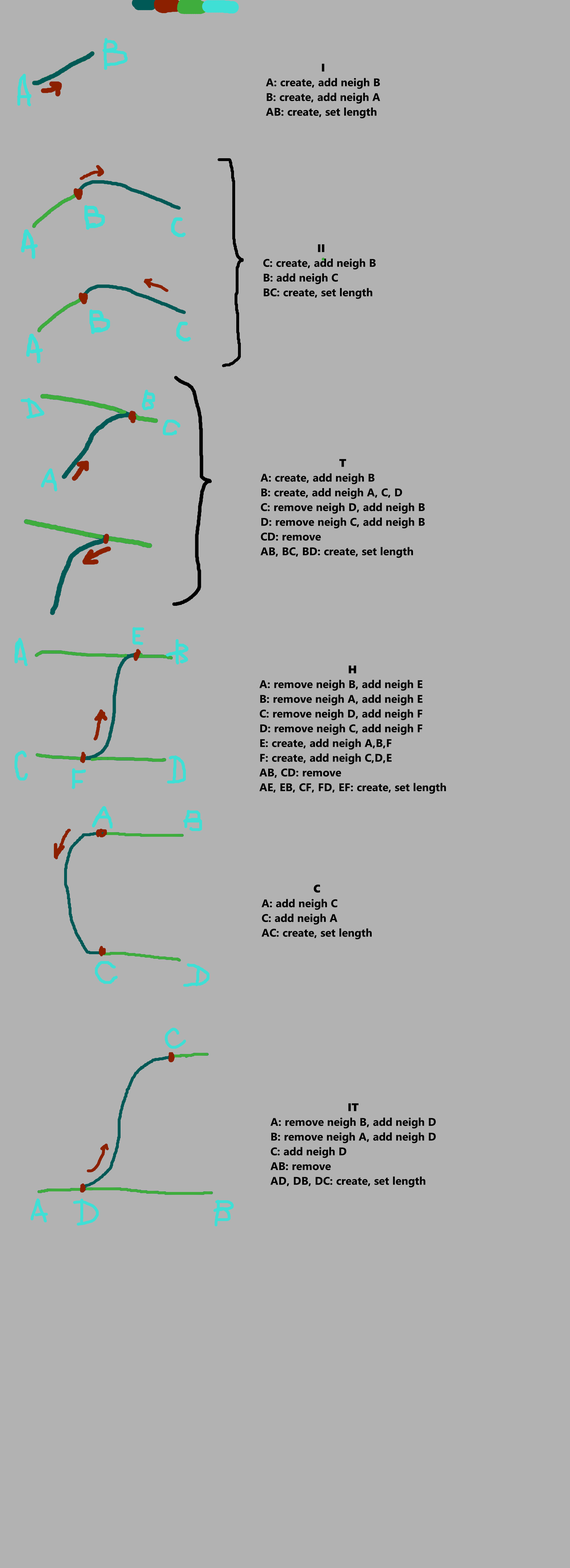
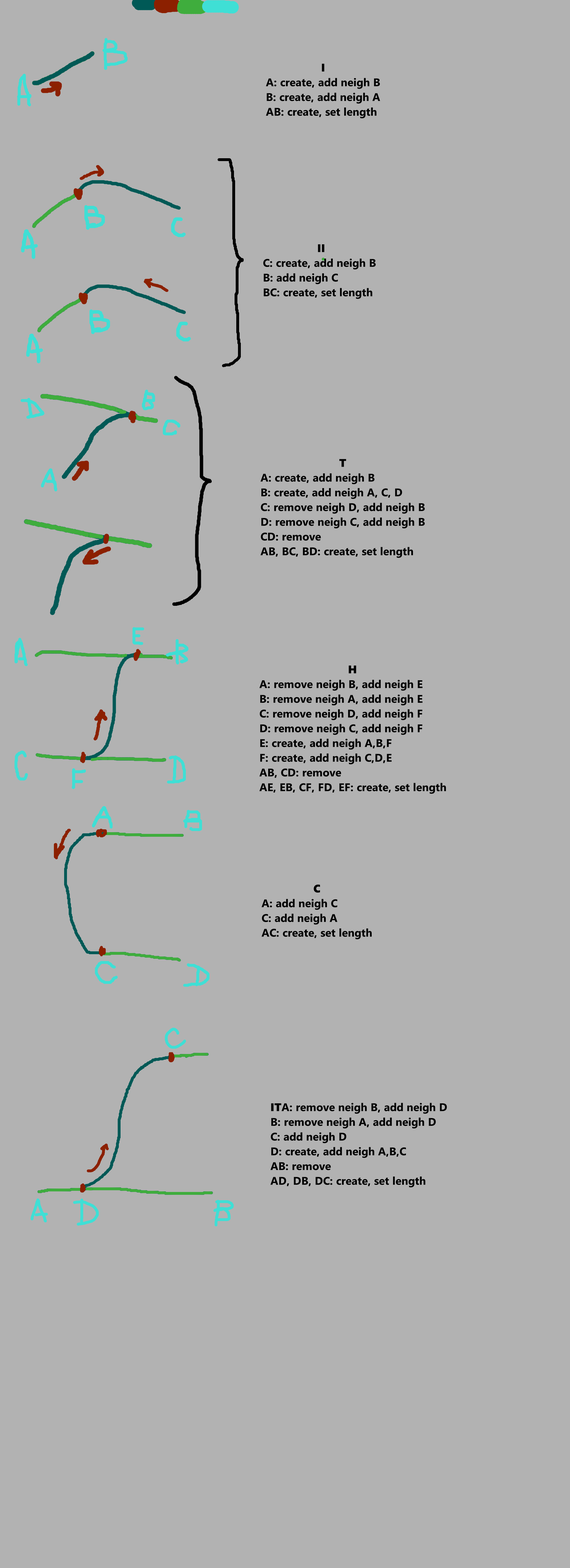
The second 570x1568 image is a revision of the first. Changes to its layers:
pixels changed over <box>270,665,448,1159</box> (layer not identified)
